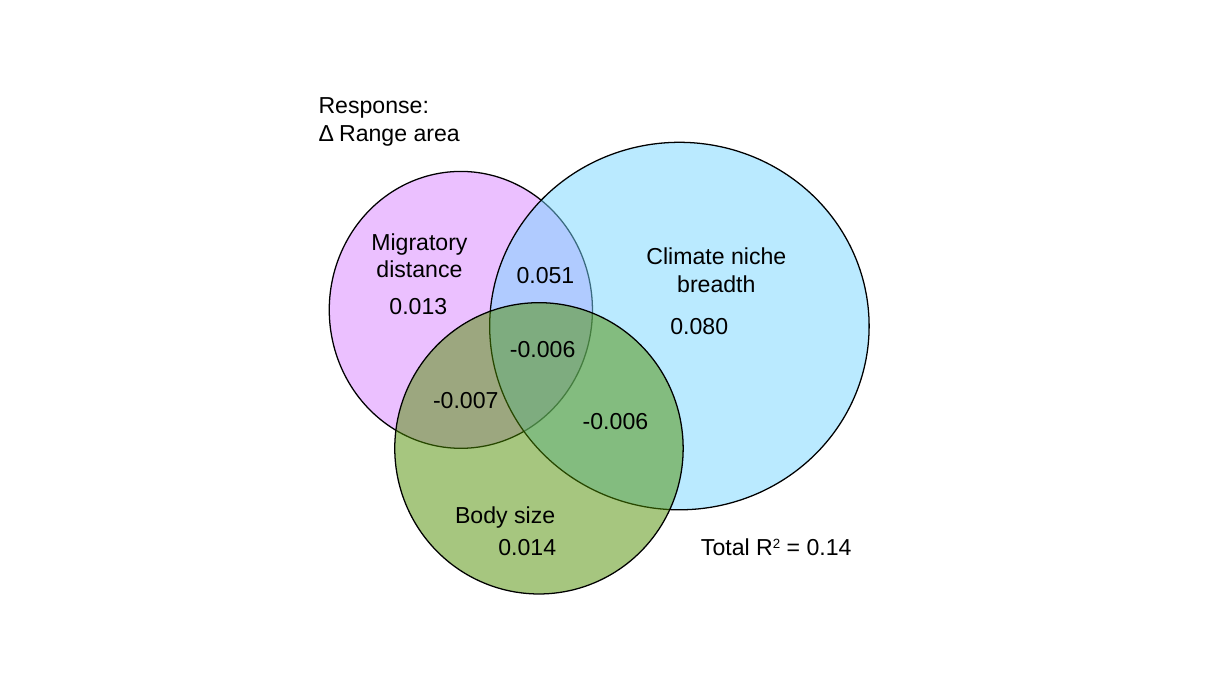
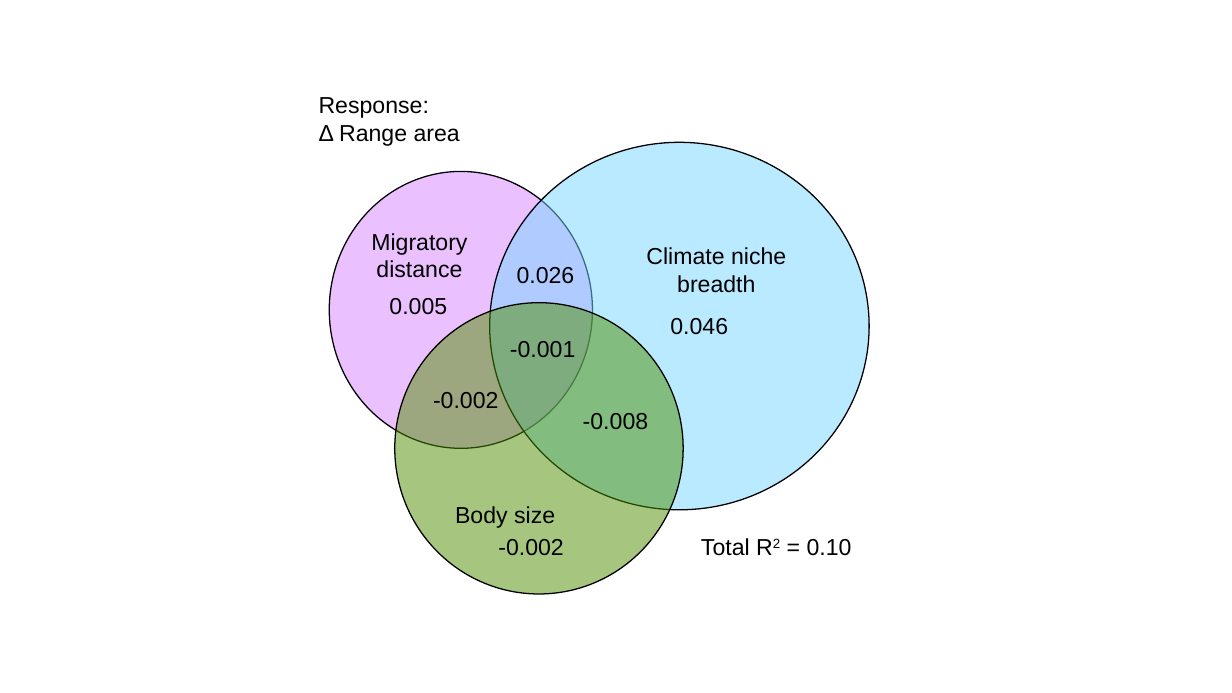
Before and after one commit to zahraddeen1/avian-range-shifts, a slide deck: slide 5 of figures/sem_venn_figures.pptx. Drawn at 1232x693 pixels with LibreOffice and Linux fonts; fonts in the diff are those of the drawing. Boxes give left, top, right and bottom in pixels: in the first picture for what was removed or moved away, otherwise in the second. Text is boxed around its words. In the diff, an @@ line names an element or a change of style, - is before the commit and + after.

```diff
--- a/figures/sem_venn_figures.pptx
+++ b/figures/sem_venn_figures.pptx
@@ text at bbox=[517, 267, 575, 284]: text changed @@
-0.051
+0.026
@@ text at bbox=[389, 298, 447, 315]: text changed @@
-0.013
+0.005
@@ text at bbox=[670, 318, 728, 335]: text changed @@
-0.080
+0.046
@@ text at bbox=[510, 341, 575, 357]: text changed @@
--0.006
+-0.001
@@ text at bbox=[433, 392, 498, 408]: text changed @@
--0.007
+-0.002
@@ text at bbox=[583, 413, 648, 429]: text changed @@
--0.006
+-0.008
@@ text at bbox=[498, 539, 563, 555]: text changed @@
-0.014
+-0.002
@@ text at bbox=[701, 538, 852, 556]: text changed @@
-Total R2 = 0.14
+Total R2 = 0.10
```
Also in this commit, not shown: 6 other slides changed, 10 other files.
